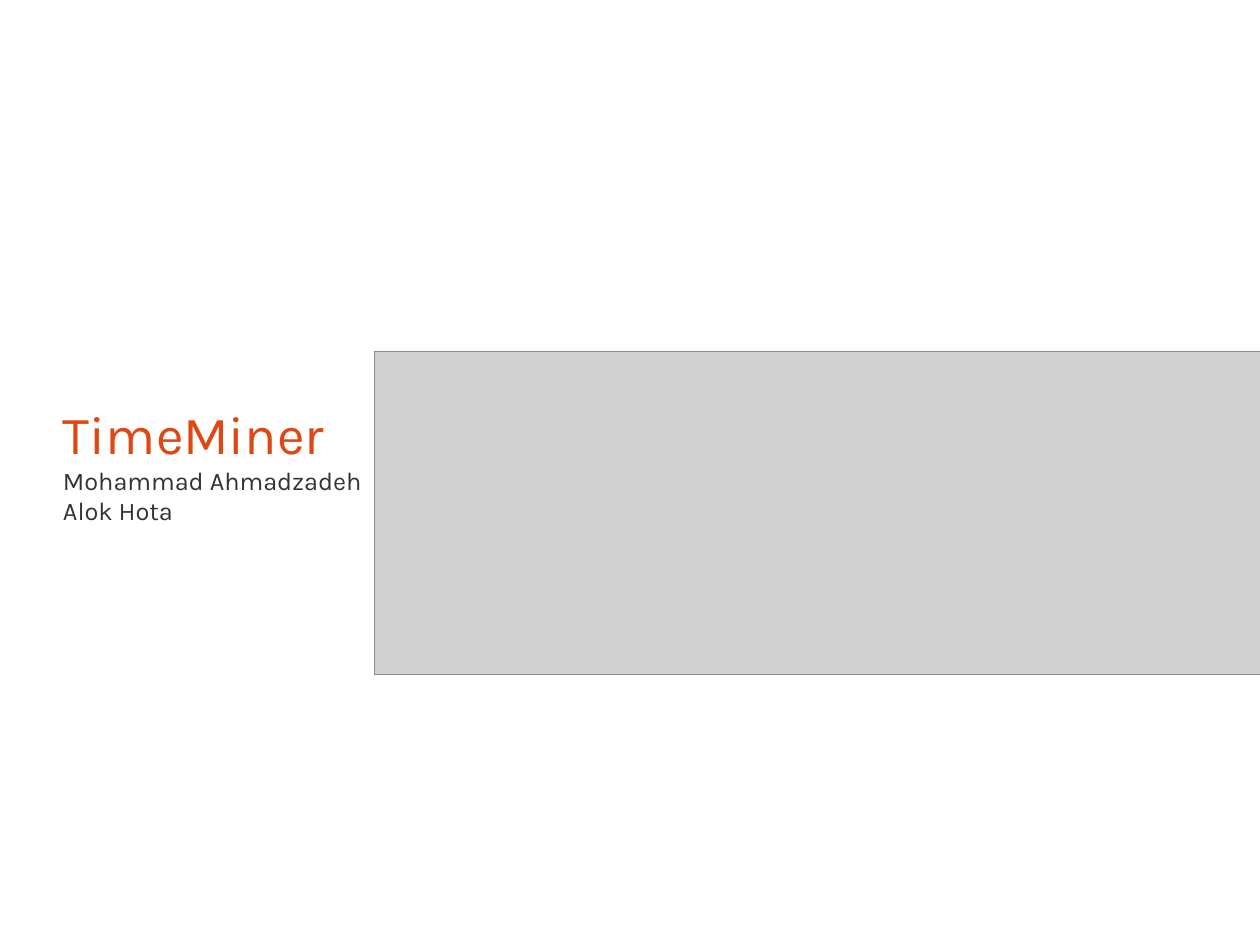
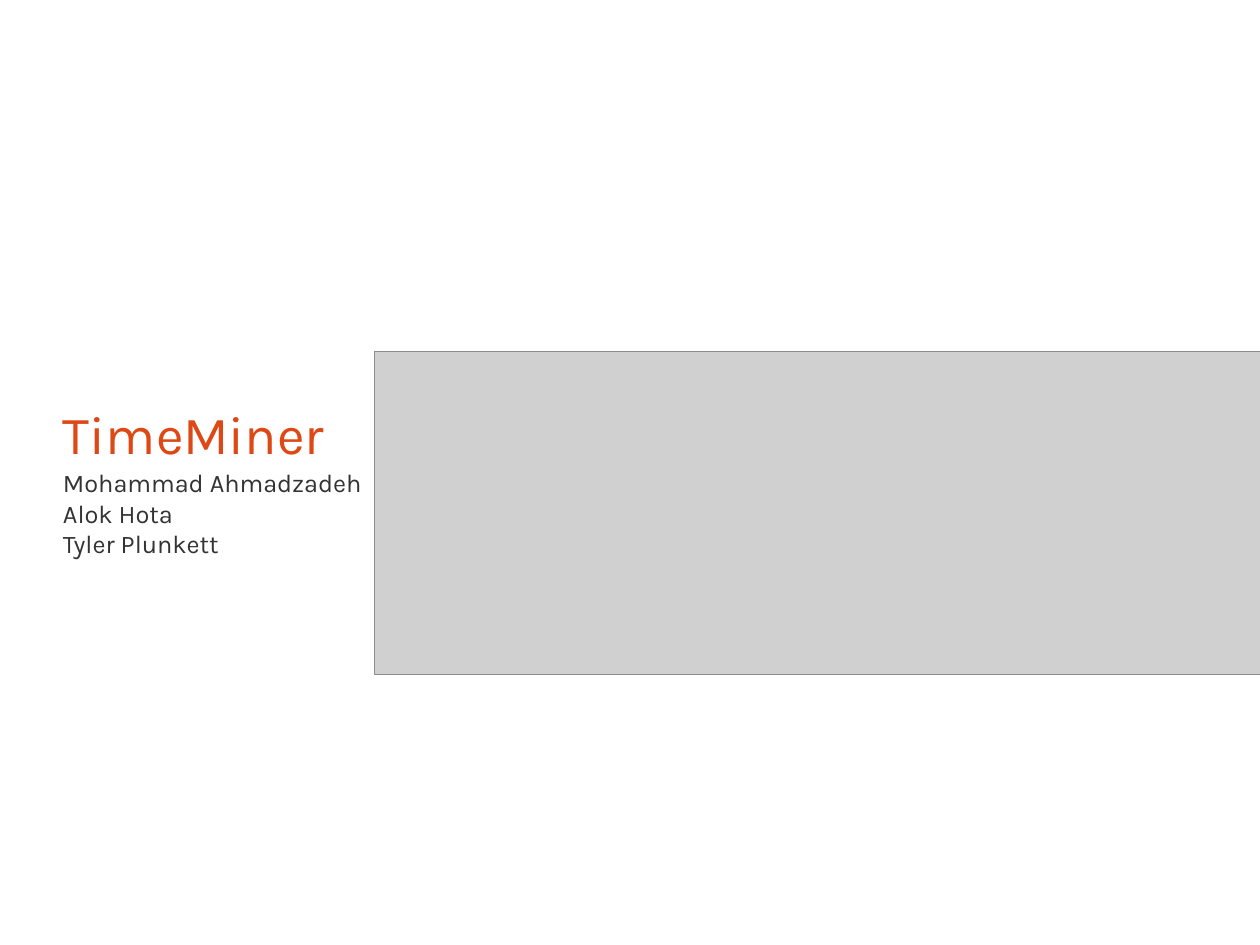
Before and after one commit to seelabutk/TimeMiner, a slide deck: slide 1 of proposal-presentation.odp. Drawn at 1260x945 pixels with LibreOffice and Linux fonts; fonts in the diff are those of the drawing; grey boxes stand for pictures. Boxes give left, top, right and bottom in pixels: in the first picture for what was removed or moved away, otherwise in the second. Text is boxed around its words. In the diff, an @@ line names an element or a change of style, - is before the commit and + after.

Commit message:
Made presentation

```diff
--- a/proposal-presentation.odp
+++ b/proposal-presentation.odp
@@ subtitle at bbox=[63, 535, 219, 560]: paragraph added @@
+Tyler Plunkett
```
Also in this commit, not shown: 1 other file.
